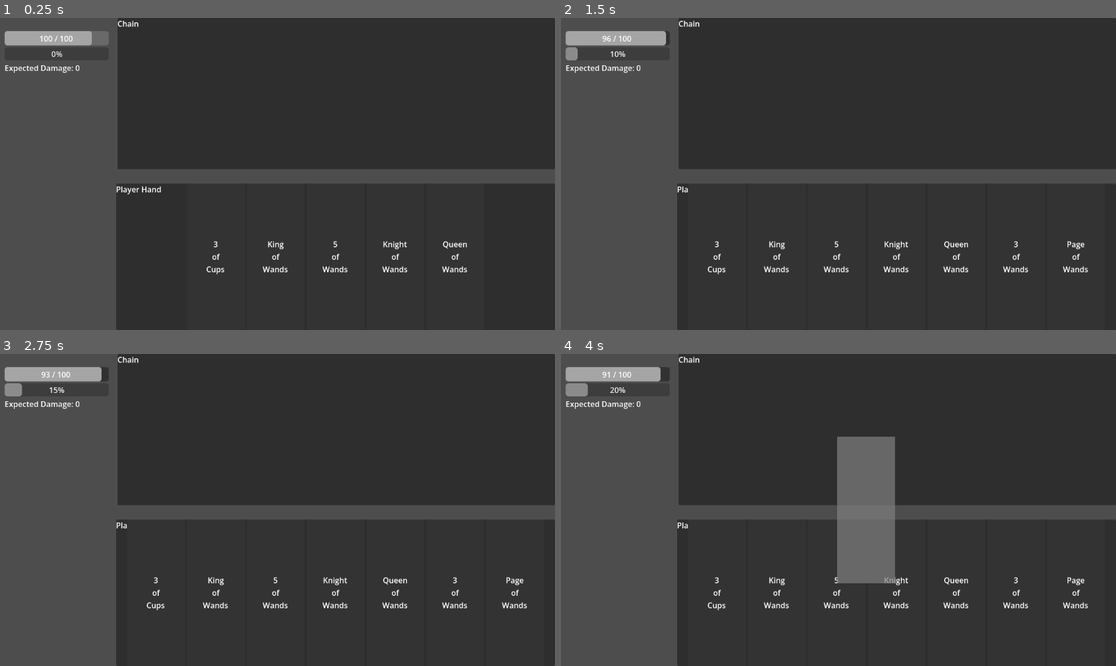
Above: before the commit, frames 1-4 (two rows, left to right).
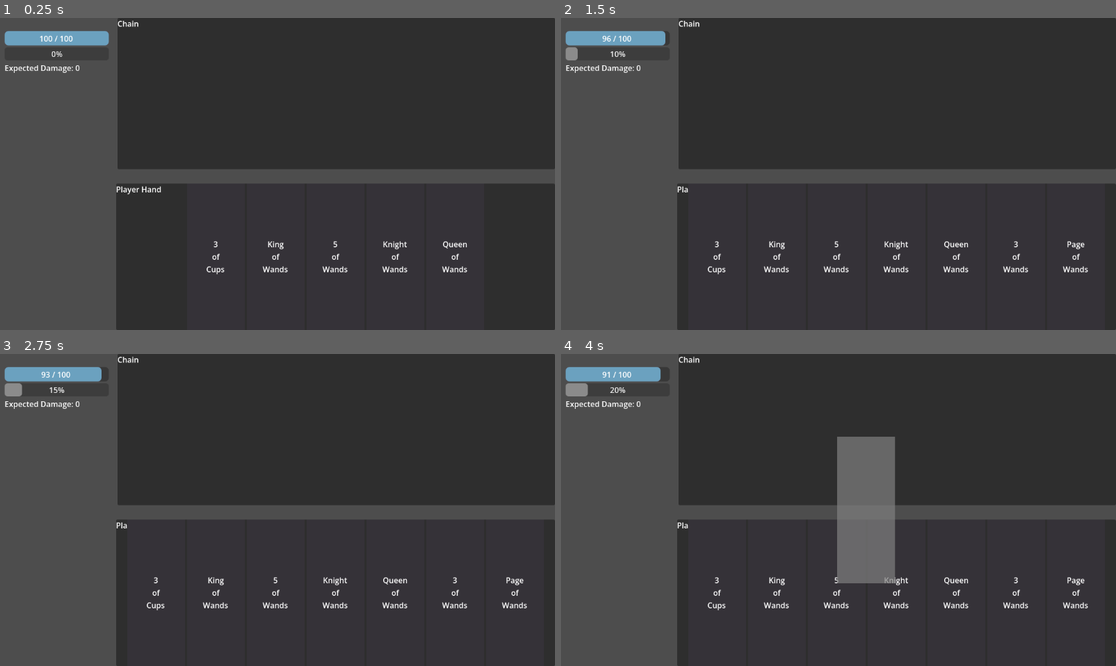
Above: after the commit, the same moments.

Repository: diana-dudak/AddictionGame_Prototype
Game: Godot game, scene res://CombatArena.tscn
Same seed, same stepped clock (60 frames per second), same inputs: the game is played once before the commit and once after it.
Inputs (mouse positions are in pixels of both pictures, inside the frame that each line leads up to):
- Up to frame 1 (0.25 s): no input
- Up to frame 2 (1.5 s): tap Enter (ui_accept) at 0.5, 1.25 s; drag from (777, 258) to (894, 105) at 0.52 s; drag from (805, 258) to (810, 236) at 1.27 s
- Up to frame 3 (2.75 s): tap Enter (ui_accept) at 2 s; move the mouse to (277, 594) at 2.02 s; hold Right (ui_right) from 2.03 s (still down); click (277, 594) at 2.17 s
- Up to frame 4 (4 s): release Right (ui_right) at 2.75 s; tap Enter (ui_accept) at 2.75 s; drag from (894, 594) to (672, 463) at 2.77 s; drag from (955, 594) to (866, 510) at 3.52 s

The runs differ from the first frame. In frame 1, 0.8% of the frame differs, in the area x 0-20%, y 4-9%; in frame 2, 0.8%; in frame 3, 0.8%; in frame 4, 0.8%.

Commit message:
upd bar colors

Diff:
--- a/CardUI.tscn
+++ b/CardUI.tscn
@@ -24,7 +24,7 @@
 grow_vertical = 2
 mouse_filter = 1
 mouse_default_cursor_shape = 6
-color = Color(0.2, 0.2, 0.2, 1)
+color = Color(0.20644411, 0.19455957, 0.21854922, 1)
 
 [node name="Label" type="Label" parent="ColorRect" unique_id=778854666]
 layout_mode = 1
--- a/CombatArena.tscn
+++ b/CombatArena.tscn
@@ -7,6 +7,29 @@
 [ext_resource type="Script" uid="uid://d3nv3m07qtmiy" path="res://UIManager.gd" id="3_vnun2"]
 [ext_resource type="Script" uid="uid://cr6uaekpn0380" path="res://ChainUI.gd" id="5_mu1jp"]
 [ext_resource type="PackedScene" uid="uid://cekewoxunq38y" path="res://CardUI.tscn" id="5_urmqb"]
+
+[sub_resource type="StyleBoxFlat" id="StyleBoxFlat_fbuh7"]
+bg_color = Color(0.21950099, 0.21950105, 0.21950087, 1)
+corner_radius_top_left = 8
+corner_radius_top_right = 8
+corner_radius_bottom_right = 8
+corner_radius_bottom_left = 8
+
+[sub_resource type="StyleBoxFlat" id="StyleBoxFlat_1tw5c"]
+bg_color = Color(0.4312015, 0.054239996, 0.06648727, 1)
+corner_radius_top_left = 8
+corner_radius_top_right = 8
+corner_radius_bottom_right = 8
+corner_radius_bottom_left = 8
+
+[sub_resource type="StyleBoxEmpty" id="StyleBoxEmpty_1tw5c"]
+
+[sub_resource type="StyleBoxFlat" id="StyleBoxFlat_fysti"]
+bg_color = Color(0.41799894, 0.6324537, 0.74843735, 1)
+corner_radius_top_left = 8
+corner_radius_top_right = 8
+corner_radius_bottom_right = 8
+corner_radius_bottom_left = 8
 
 [node name="CombatArena" type="Node" unique_id=2123142560 node_paths=PackedStringArray("resource_manager", "deck_manager")]
 script = ExtResource("1_h7473")
@@ -54,11 +77,18 @@
 [node name="ProjectedWPBar" type="ProgressBar" parent="UI/ResourcesLayout/WPWrapper" unique_id=1919165470]
 custom_minimum_size = Vector2(100, 30)
 layout_mode = 2
+theme_override_styles/background = SubResource("StyleBoxFlat_fbuh7")
+theme_override_styles/fill = SubResource("StyleBoxFlat_1tw5c")
+step = 1.0
+value = 80.0
 show_percentage = false
 
 [node name="WillpowerBar" type="ProgressBar" parent="UI/ResourcesLayout/WPWrapper" unique_id=1794174971]
 custom_minimum_size = Vector2(100, 30)
 layout_mode = 2
+theme_override_styles/background = SubResource("StyleBoxEmpty_1tw5c")
+theme_override_styles/fill = SubResource("StyleBoxFlat_fysti")
+value = 40.0
 show_percentage = false
 
 [node name="WPText" type="Label" parent="UI/ResourcesLayout/WPWrapper/WillpowerBar" unique_id=1608711493]
@@ -72,6 +102,7 @@
 offset_bottom = 1.0
 grow_horizontal = 2
 grow_vertical = 2
+text = "placeholder"
 horizontal_alignment = 1
 vertical_alignment = 1
 
--- a/UIManager.gd
+++ b/UIManager.gd
@@ -75,18 +75,6 @@
 	# Re-apply any existing projection slice
 	_apply_projected_visuals(_last_projected_cost)
 
-	# Update the exact numbers on our custom label
-	wp_label.text = str(current_wp) + " / " + str(max_wp)
-
-	# Kill any existing animations on the bar to prevent stuttering
-	var tween = get_tree().create_tween()
-
-	# If we took damage, snap quickly. If we healed, fill smoothly.
-	var duration = 0.15 if current_wp < wp_bar.value else 0.4
-
-	tween.tween_property(wp_bar, "value", float(current_wp), duration)\
-		.set_trans(Tween.TRANS_SINE)\
-		.set_ease(Tween.EASE_OUT)
 
 ## Animates the Voltage meter creeping up.
 func _on_voltage_changed(current_voltage: float) -> void:
